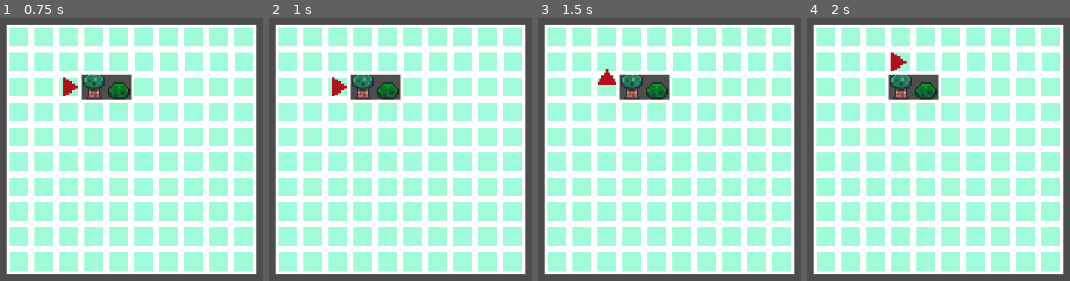
Above: before the commit, frames 1-4 (left to right).
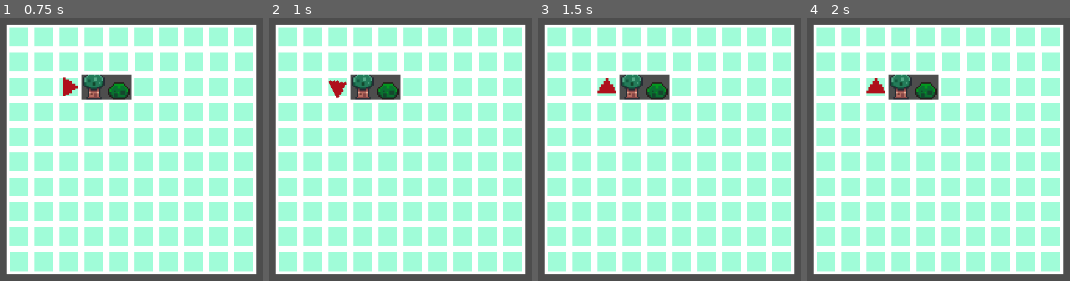
Above: after the commit, the same moments.

Repository: tuvshinerdene1/thesis
Game: Godot game, scene res://levels/test_level.tscn
Two runs of this game, one before a commit and one after it. Both use one fixed random seed, a clock stepped at 60 frames per second and the inputs below. The project has no main scene, so this scene is started directly.
Inputs:
- Up to frame 1 (0.75 s): tap Enter at 0.5 s
- Up to frame 2 (1 s): no input
- Up to frame 3 (1.5 s): tap Space at 1.25 s
- Up to frame 4 (2 s): no input

Frame 1 is identical in both runs. In frame 2, 0.2% of the frame differs, in the area x 22-30%, y 22-31%; in frame 3, 0.4%; in frame 4, 0.6%, in the area x 22-39%, y 12-29%.

Commit message:
finished phase 3

Diff:
--- a/thesis/levels/test_level.gd
+++ b/thesis/levels/test_level.gd
@@ -1,22 +1,34 @@
 extends Node2D
 
-@onready var player = $Player
-
-
+@onready var fsm_runner = $Player/StateMachineRunner
 
 func _ready() -> void:
-	# Wait a second before the program starts so the player can process it
 	await get_tree().create_timer(1.0).timeout
+	setup_test_program()
 
-	print("Executing program...")
-	await player.move_forward()
-	await player.turn_left()
-	await player.move_forward()
-	await player.turn_right()
-	await player.move_forward()
-	await player.move_forward()
-	await player.move_forward()
-	await player.move_forward()
-	await player.move_forward()
-	await player.move_forward()
-	print("Program finished!")
+func setup_test_program() -> void:
+	var walking_state = PlayerStateMachine.State.new()
+	walking_state.name = "Walking"
+
+	# Path A: If NO tree in front -> Move Forward, stay in "Walking" state
+	var path_move = PlayerStateMachine.Transition.new()
+	path_move.conditions = {"tree_front": false}
+	path_move.actions = ["move_forward"]
+	path_move.next_state_name = "Walking"
+
+	# Path B: If tree IS in front -> Turn Left, go to "Stop"
+	var path_turn = PlayerStateMachine.Transition.new()
+	path_turn.conditions = {"tree_front": true}
+	path_turn.actions = ["turn_left"]
+	path_turn.next_state_name = "Stop"
+
+	# Assign transitions to the state
+	walking_state.transitions.append(path_move)
+	walking_state.transitions.append(path_turn)
+
+	# 2. Feed the states to the runner
+	fsm_runner.add_state(walking_state)
+
+	# 3. Start running!
+	print("--- LAUNCHING STATE MACHINE PROGRAM ---")
+	fsm_runner.start_program("Walking")
--- a/thesis/levels/test_level.tscn
+++ b/thesis/levels/test_level.tscn
@@ -3,6 +3,7 @@
 [ext_resource type="Script" uid="uid://c1mh2xadsr7mv" path="res://scripts/playerController.gd" id="1_46lwt"]
 [ext_resource type="Script" uid="uid://0ut8506604r5" path="res://levels/test_level.gd" id="1_x25rp"]
 [ext_resource type="Texture2D" uid="uid://chhvq8avm664o" path="res://assets/brackeys_platformer_assets/sprites/world_tileset.png" id="3_w7r7j"]
+[ext_resource type="Script" uid="uid://bny5gxw5mqx6r" path="res://scripts/FSMRunner.gd" id="4_e7anx"]
 [ext_resource type="Script" uid="uid://f0mvndx5wx13" path="res://levels/world_tile_map.gd" id="4_o6mel"]
 [ext_resource type="Script" uid="uid://dopsyxu8bpqr" path="res://levels/camera_2d.gd" id="5_o6mel"]
 
@@ -176,6 +177,9 @@
 z_index = 5
 sprite_frames = SubResource("SpriteFrames_28f8d")
 
+[node name="StateMachineRunner" type="Node" parent="Player" unique_id=767265895]
+script = ExtResource("4_e7anx")
+
 [node name="WorldTileMap" type="TileMapLayer" parent="." unique_id=379521641]
 tile_set = SubResource("TileSet_28f8d")
 script = ExtResource("4_o6mel")
--- a/thesis/scripts/playerStateMachine.gd
+++ b/thesis/scripts/playerStateMachine.gd
@@ -2,7 +2,7 @@
 
 class Transition:
 	var conditions: Dictionary = {}
-	var actions: Array[String] = []
+	var actions: Array = []
 	var next_state_name: String = ""
 
 class State:
